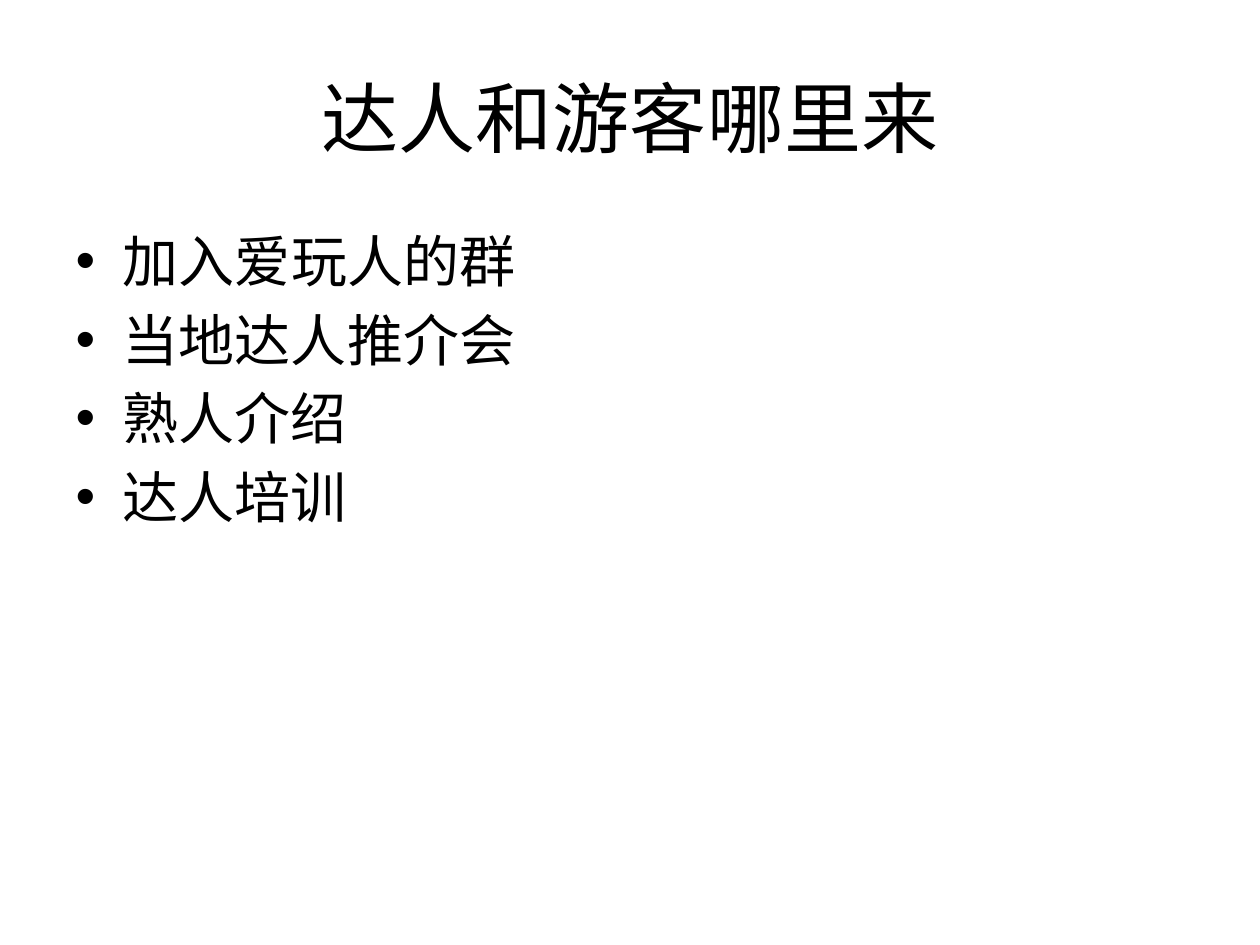
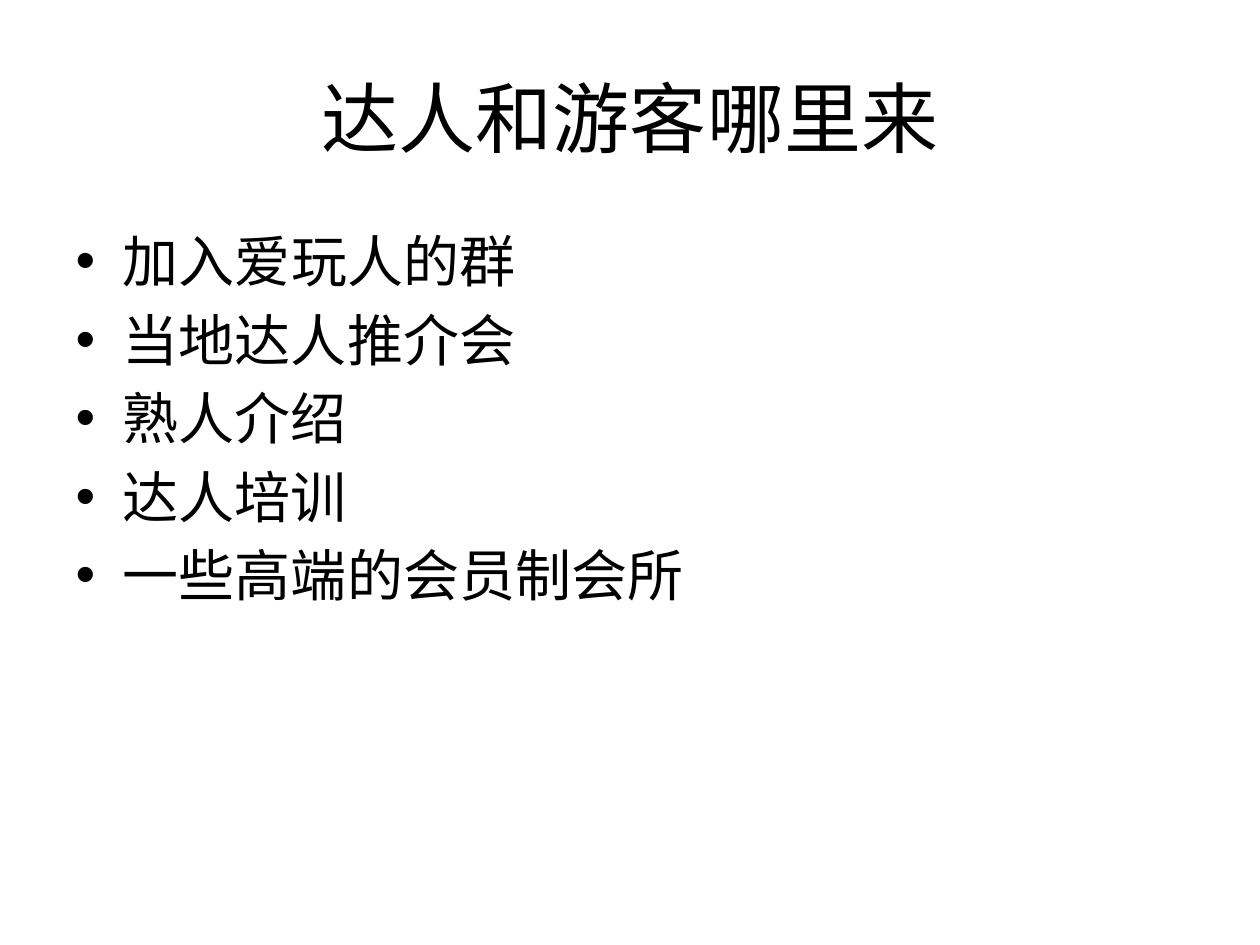
Before and after one commit to Yourtour/yt, a slide deck: slide 25 of yourtour/documents/business/YourTour BP 2.0.pptx (slide 23 before the commit). Drawn at 1260x945 pixels with LibreOffice and Linux fonts; fonts in the diff are those of the drawing. Boxes give left, top, right and bottom in pixels: in the first picture for what was removed or moved away, otherwise in the second. Text is boxed around its words. In the diff, an @@ line names an element or a change of style, - is before the commit and + after.

```diff
--- a/yourtour/documents/business/YourTour BP 2.0.pptx
+++ b/yourtour/documents/business/YourTour BP 2.0.pptx
@@ text at <box>123,549,684,601</box>: paragraph added @@
+• 一些高端的会员制会所
```
Also in this commit, not shown: 12 other slides changed, 3 slides added, 2 other files.
